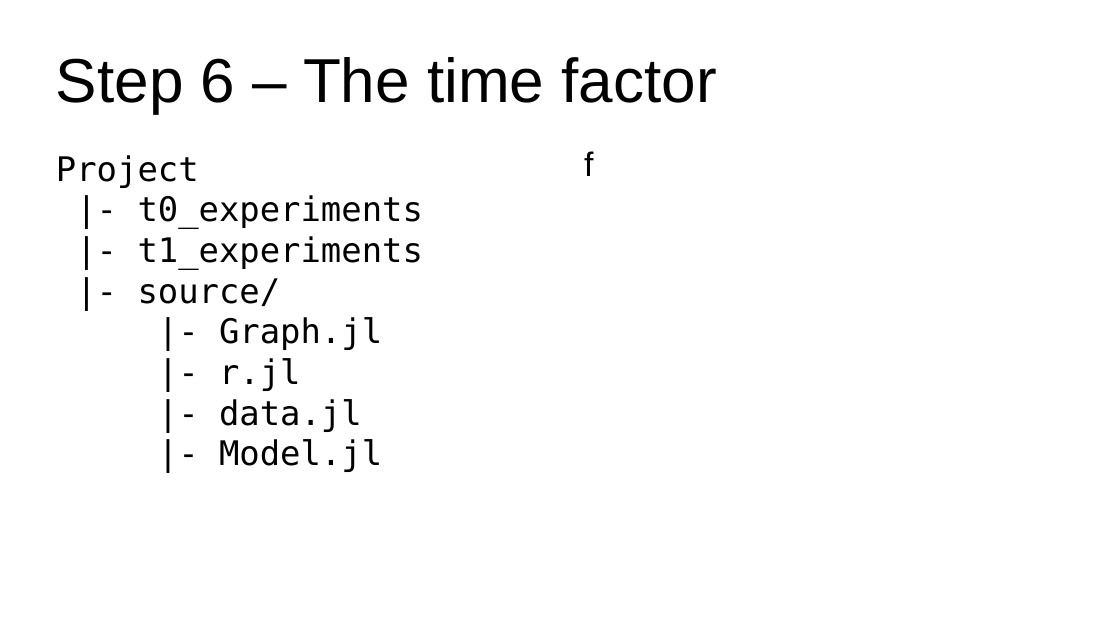
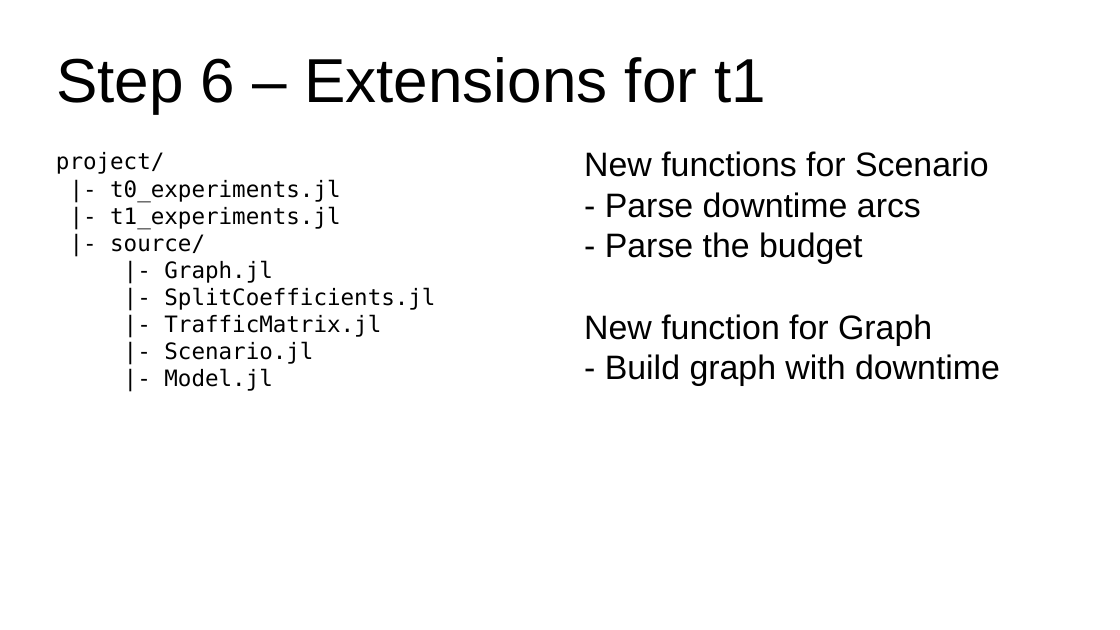
Before and after one commit to BytebenderCoco/kapt_orange_challenge, a slide deck: slide 9 of presentation/sketch.odp (slide 8 before the commit). Drawn at 1120x630 pixels with LibreOffice and Linux fonts; fonts in the diff are those of the drawing. Boxes give left, top, right and bottom in pixels: in the first picture for what was removed or moved away, otherwise in the second. Text is boxed around its words. In the diff, an @@ line names an element or a change of style, - is before the commit and + after.

```diff
--- a/presentation/sketch.odp
+++ b/presentation/sketch.odp
@@ title at [56,57,766,113]: text changed @@
-Step 6 – The time factor
+Step 6 – Extensions for t1
@@ text at [56,152,340,229]: text changed; size 24 to 16 pt @@
-Project
-|- t0_experiments
-|- t1_experiments
+project/
+|- t0_experiments.jl
+|- t1_experiments.jl
@@ text at [584,151,1000,386]: text changed @@
-f
+New functions for Scenario
+- Parse downtime arcs
+- Parse the budget
+New function for Graph
+- Build graph with downtime
@@ text at [110,234,272,391]: size 24 to 16 pt in "|- source/", "|- Graph.jl", "|- Model.jl" @@
@@ text at [164,287,435,364]: text changed; size 24 to 16 pt @@
-|- r.jl
-|- data.jl
+|- SplitCoefficients.jl
+|- TrafficMatrix.jl
+|- Scenario.jl
```
Also in this commit, not shown: 8 other slides changed, 4 slides removed, 1 other file.
